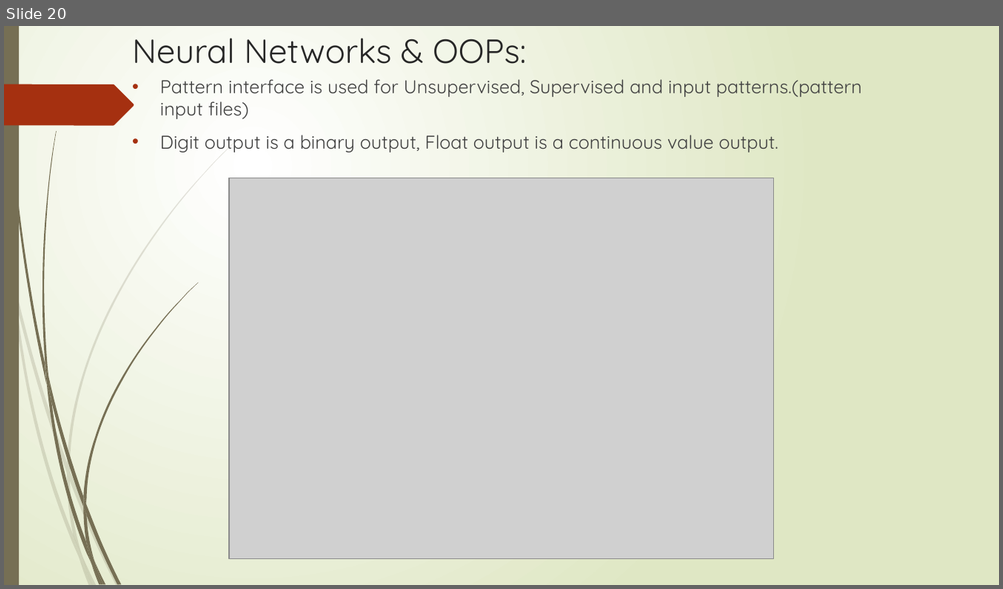
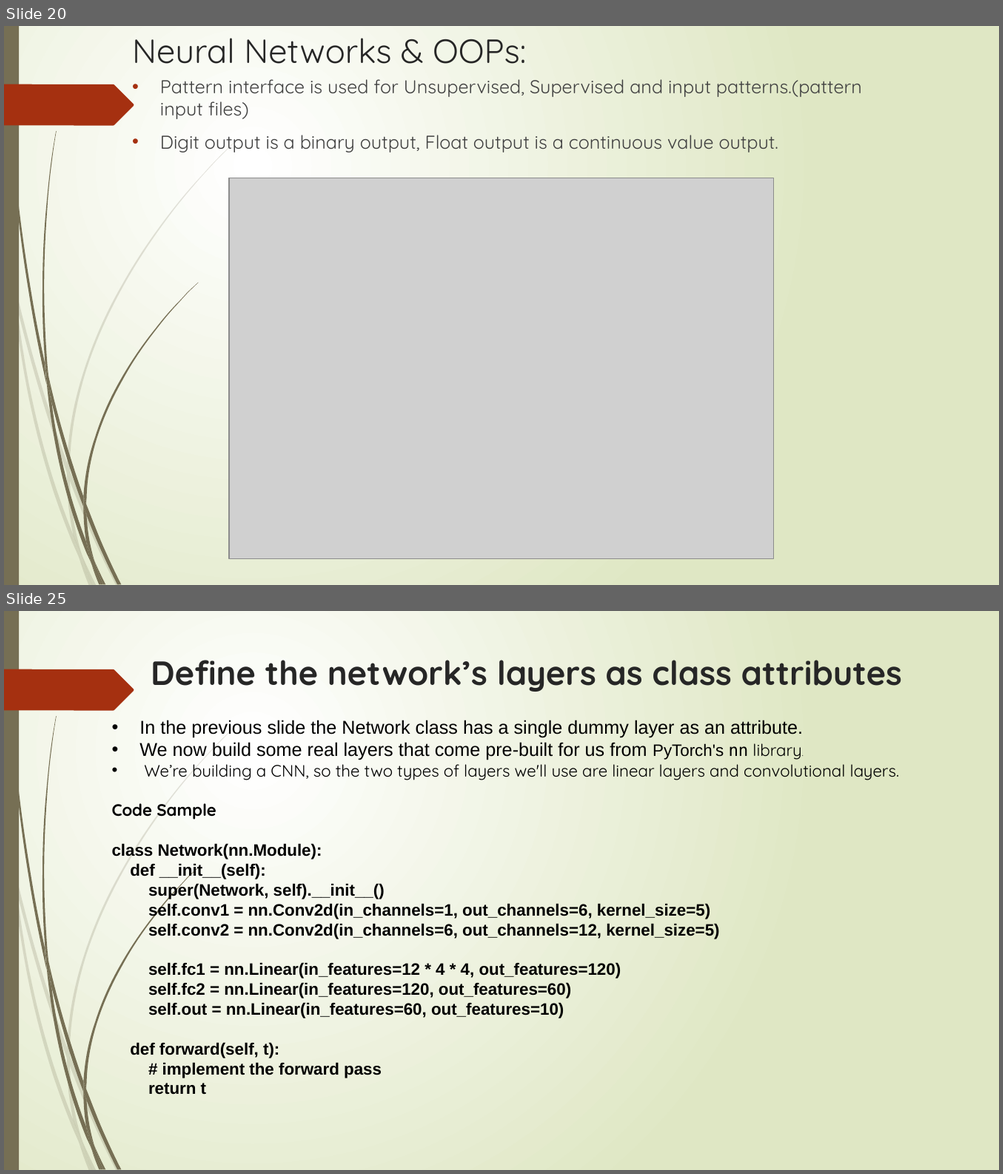
Before and after one commit to DivJAth/OOADPytorch, a slide deck: Grad_Presentation.pptx. Shown one above the other, each under a label of ours: slide 20 before the commit, slides 20 and 25 after it; the slides between them are not shown. The pictures are 1003x589 and 1003x1174 pixels, drawn with LibreOffice and Linux fonts; fonts in the diff are those of the drawing; grey boxes stand for pictures. Boxes give left, top, right and bottom in pixels: in the first picture for what was removed or moved away, otherwise in the second. Text is boxed around its words. In the diff, an @@ line names an element or a change of style, - is before the commit and + after.

Commit message:
code sample

```diff
--- a/Grad_Presentation.pptx
+++ b/Grad_Presentation.pptx
@@ slide 25 added at (4, 611, 999, 1170), background gradient #FFFFFF to #DFE8C4; not listed: 24 template elements that a slide beside it also shows @@
@@ title added at (151, 660, 902, 692), 32.4 pt, text #262626, bold @@
+Define the network’s layers as class attributes
@@ text added at (112, 720, 899, 1095), 16 pt, text #000000, bold @@
+• In the previous slide the Network class has a single dummy layer as an attribute.
+• We now build some real layers that come pre-built for us from PyTorch's nn library.
+• We’re building a CNN, so the two types of layers we'll use are linear layers and convolutional layers.
+Code Sample
+class Network(nn.Module):
+def __init__(self):
+super(Network, self).__init__()
+self.conv1 = nn.Conv2d(in_channels=1, out_channels=6, kernel_size=5)
+self.conv2 = nn.Conv2d(in_channels=6, out_channels=12, kernel_size=5)
+self.fc1 = nn.Linear(in_features=12 * 4 * 4, out_features=120)
+self.fc2 = nn.Linear(in_features=120, out_features=60)
+self.out = nn.Linear(in_features=60, out_features=10)
+def forward(self, t):
+# implement the forward pass
+return t
```
Also in this commit, not shown: 5 other slides added.
